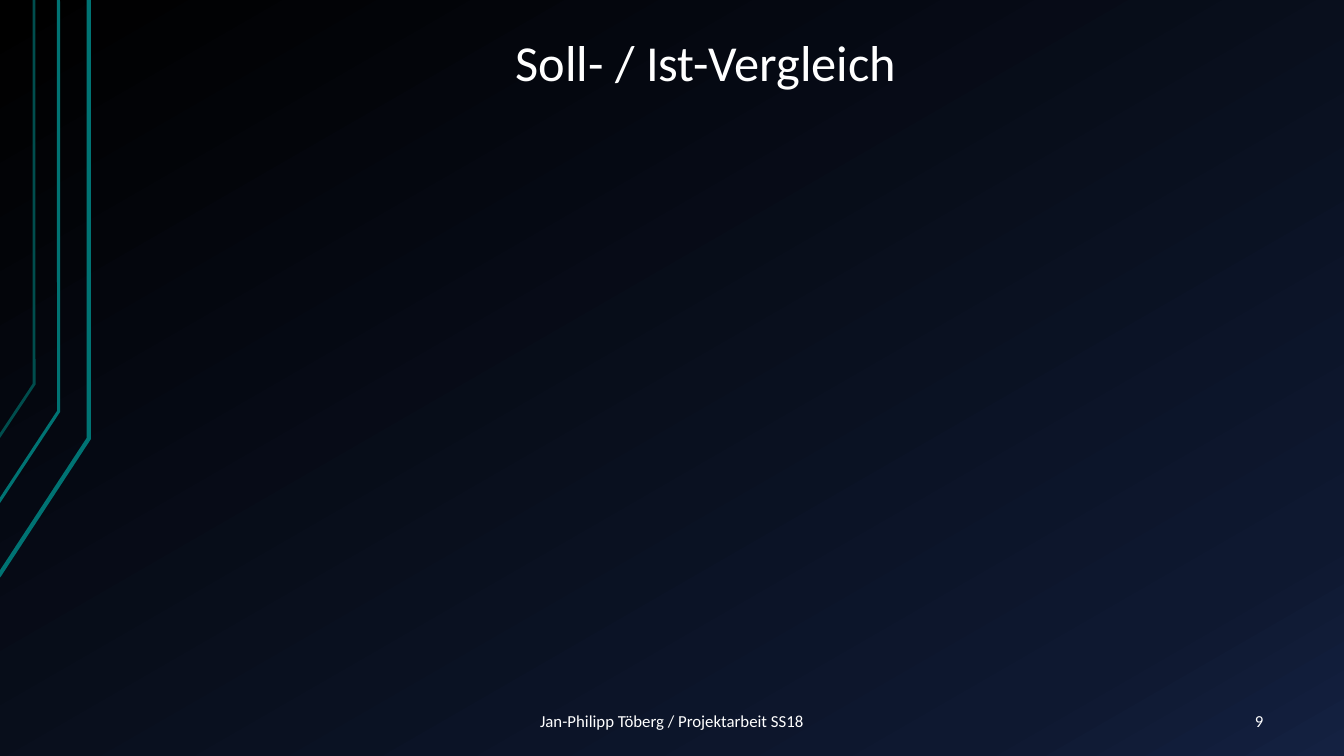
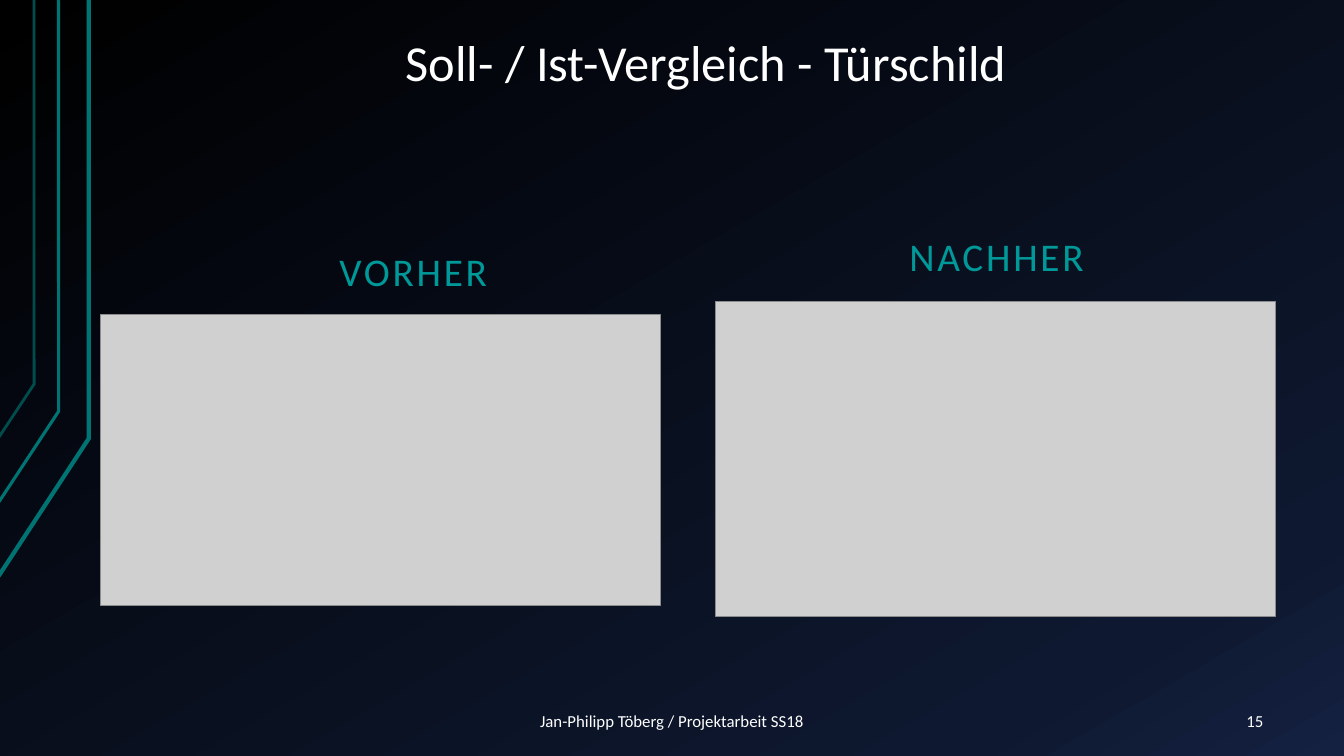
Before and after one commit to Janfiderheld/Drahtloses-Tuerschild-PA, a slide deck: slide 15 of Dokumentation/Kolloquium Janfi.pptx (slide 9 before the commit). Drawn at 1344x756 pixels with LibreOffice and Linux fonts; fonts in the diff are those of the drawing; grey boxes stand for pictures. Boxes give left, top, right and bottom in pixels: in the first picture for what was removed or moved away, otherwise in the second. Text is boxed around its words. In the diff, an @@ line names an element or a change of style, - is before the commit and + after.

```diff
--- a/Dokumentation/Kolloquium Janfi.pptx
+++ b/Dokumentation/Kolloquium Janfi.pptx
@@ title at [406,46,1006,90]: text changed @@
-Soll- / Ist-Vergleich
+Soll- / Ist-Vergleich - Türschild
@@ text added at [339,260,487,286], 28 pt, text #009999 @@
+VORHER
@@ text added at [909,245,1083,271], 28 pt, text #009999 @@
+NACHHER
@@ picture added at [101,315,660,605] @@
@@ picture added at [716,301,1275,616] @@
@@ page number at [1246,716,1263,727]: text changed @@
-9
+15
```
Also in this commit, not shown: 4 other slides changed, 7 slides added.
